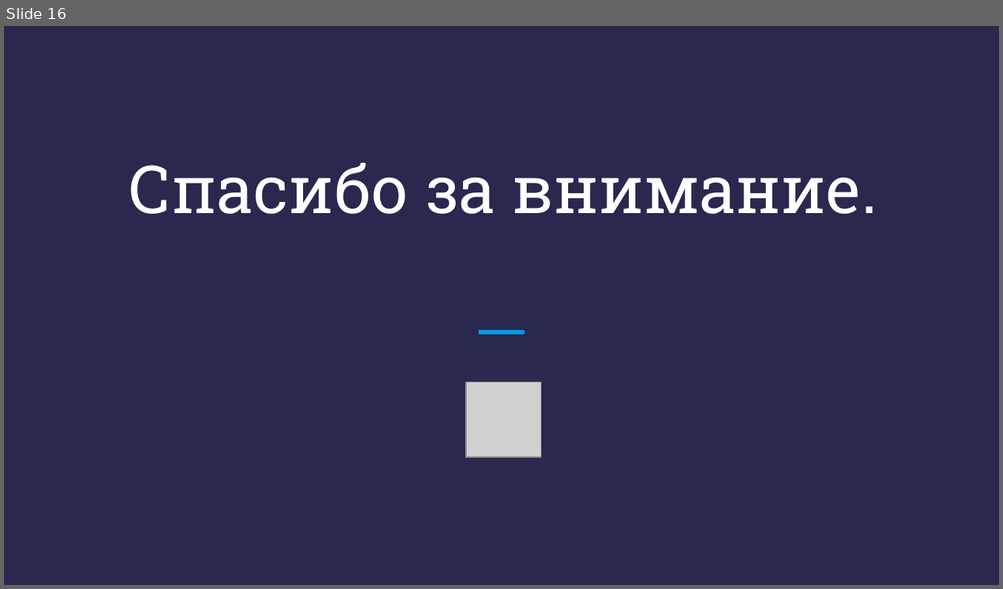
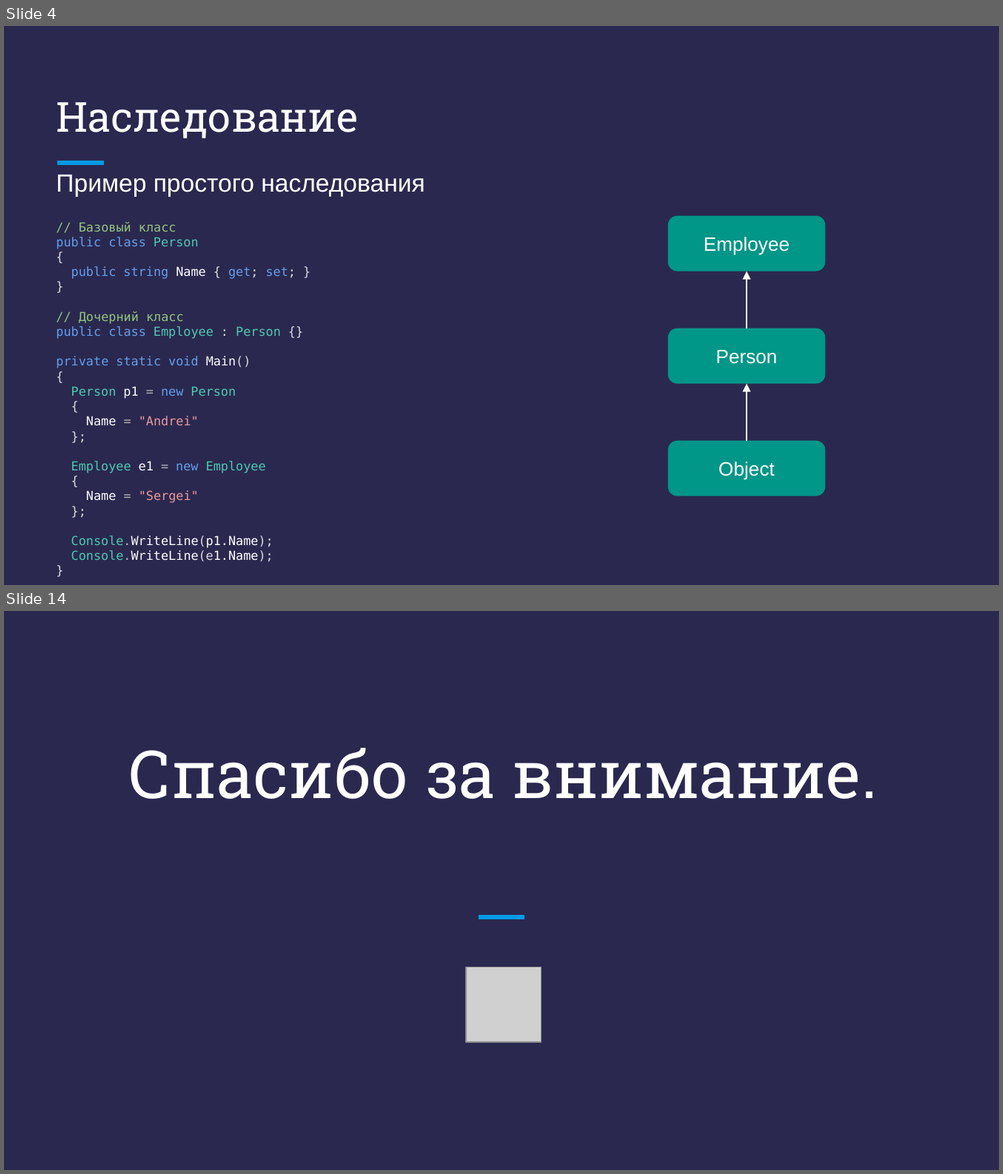
Before and after one commit to DenisKaVladimirovich/MyLessons, a slide deck: 11/Презентация - C# + .NET - Урок 11.pptx. Shown one above the other, each under a label of ours: slide 16 before the commit, slides 4 and 14 after it; the slides between them are not shown. The pictures are 1003x589 and 1003x1174 pixels, drawn with LibreOffice and Linux fonts; fonts in the diff are those of the drawing; grey boxes stand for pictures. Boxes give left, top, right and bottom in pixels: in the first picture for what was removed or moved away, otherwise in the second. Text is boxed around its words. In the diff, an @@ line names an element or a change of style, - is before the commit and + after.

```diff
--- a/11/Презентация - C# + .NET - Урок 11.pptx
+++ b/11/Презентация - C# + .NET - Урок 11.pptx
@@ slide 4 added at <box>4,26,999,585</box>, background #2A284F @@
@@ title added at <box>56,102,358,138</box>, 30 pt, text #FFFFFF @@
+Наследование
@@ text added at <box>56,175,424,562</box>, 9 pt, text #FFFFFF @@
+Пример простого наследования
+// Базовый класс
+public class Person
+{
+public string Name { get; set; }
+}
+// Дочерний класс
+public class Employee : Person {}
+private static void Main()
+{
+Person p1 = new Person
+{
+Name = "Andrei"
+};
+Employee e1 = new Employee
+{
+Name = "Sergei"
+};
+Console.WriteLine(p1.Name);
+Console.WriteLine(e1.Name);
+}
@@ line added from (58, 163) to (103, 163), #039BE5 3 pt @@
@@ rounded rectangle added at <box>667,216,825,272</box>, fill #009688, 14 pt, text #FFFFFF @@
+Employee
@@ arrow added from (746, 329) to (746, 272), #FFFFFF 0.75 pt @@
@@ rounded rectangle added at <box>667,329,825,384</box>, fill #009688, 14 pt, text #FFFFFF @@
+Person
@@ arrow added from (746, 440) to (746, 384), #FFFFFF 0.75 pt @@
@@ rounded rectangle added at <box>667,440,825,497</box>, fill #009688, 14 pt, text #FFFFFF @@
+Object
@@ what was slide 16 is now slide 14 @@
```
Also in this commit, not shown: 4 slides changed, 8 other slides added, 11 slides removed, 3 other files.
